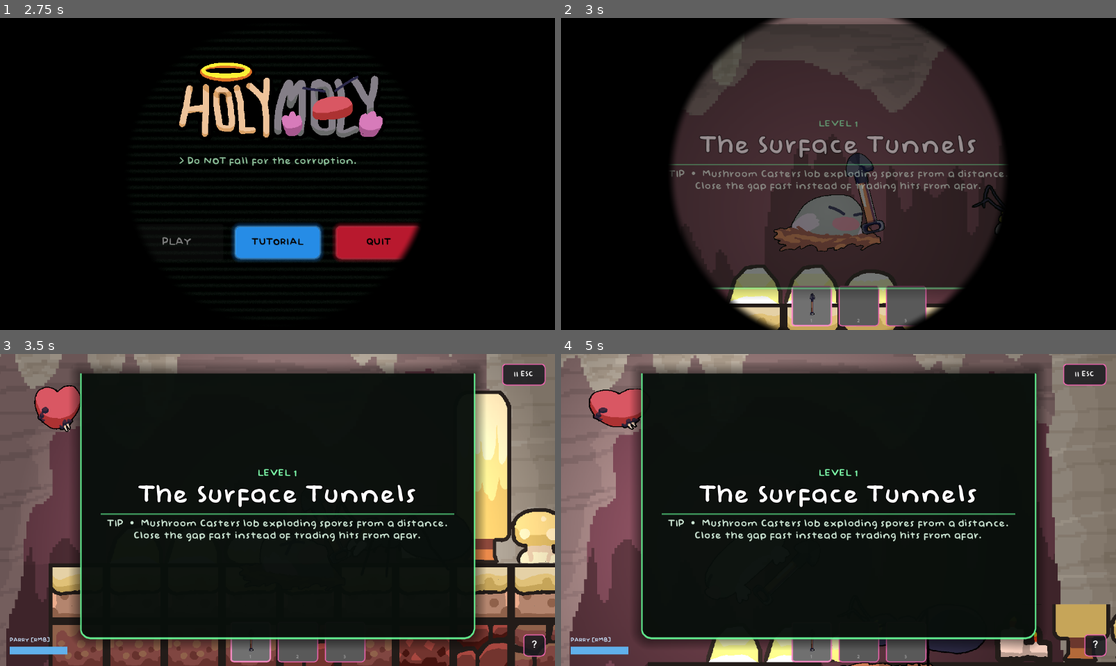
Above: before the commit, frames 1-4 (two rows, left to right).
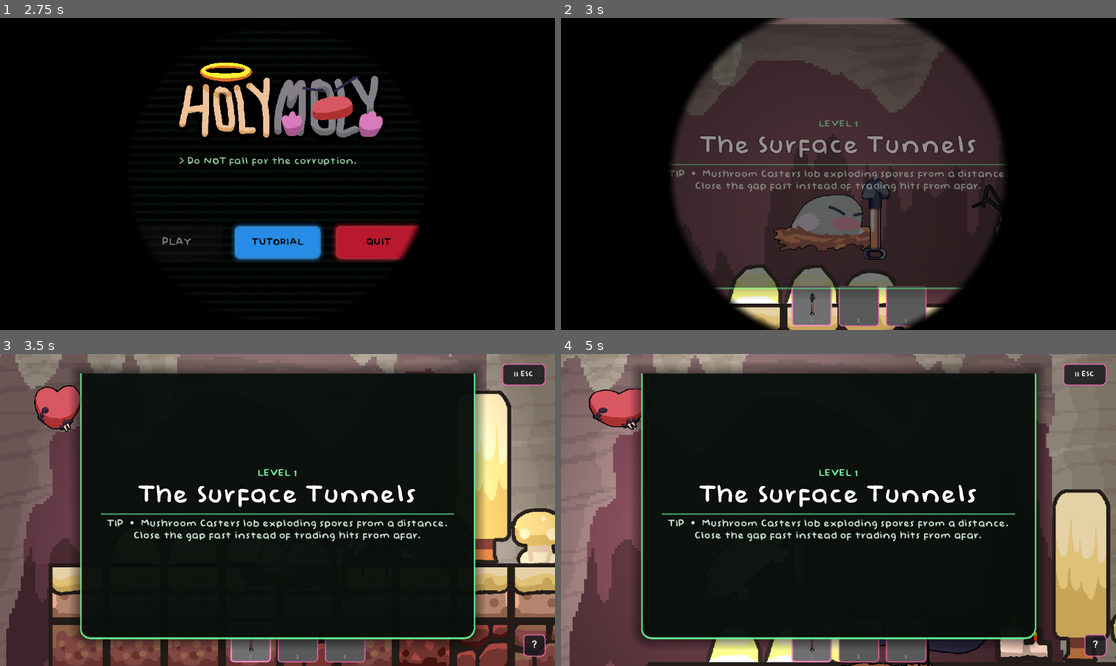
Above: after the commit, the same moments.

Repository: Geofoods/Holy-Moly
Game: Godot game, scene res://scenes/intro.tscn
Two runs of this game, one before a commit and one after it. Both use one fixed random seed, a clock stepped at 60 frames per second and the inputs below. The engine's default icon, where the game draws it, is replaced by a stand-in: a white triangle on a blue panel in a dark square.
Inputs (mouse positions are in pixels of both pictures, inside the frame that each line leads up to):
- Up to frame 1 (2.75 s): tap Enter (ui_accept) at 0.5, 0.77, 1.52 s; move the mouse to (399, 158) at 0.52 s; hold Right (ui_right) 0.53-1.28 s; tap E at 0.6 s; click (399, 158) at 0.67 s; move the mouse to (166, 189) at 1.27 s; hold Left (ui_left) 1.28-2 s; tap Shift at 1.35 s; click "PLAY" at 2 s
- Up to frame 2 (3 s): move the mouse to (894, 105) at 2.77 s; hold Right (ui_right) from 2.78 s (still down); tap 1 at 2.85 s
- Up to frame 3 (3.5 s): keep holding Right (ui_right)
- Up to frame 4 (5 s): move the mouse to (810, 572) at 3.52 s; release Right (ui_right) at 3.53 s; hold W 3.53-4.28 s; tap Shift (dig_dash) at 3.6 s; click (810, 572) at 3.67 s; tap Enter (ui_accept) at 3.77, 4.52 s; move the mouse to (1005, 556) at 4.27 s; hold Left (ui_left) from 4.28 s (still down); click (1005, 556) at 4.35 s

Frame 1 is identical in both runs. In frame 2, 0.9% of the frame differs, in the area x 51-60%, y 43-78%; in frame 3, 0.3%; in frame 4, 4.2%, in the area x 1-99%, y 43-100%.
Error after the commit: Parse Error: Value of type "GradientTexture2D" cannot be assigned to a variable of type "Gradient". (res://scripts/sword.gd:225)

Commit message:
bossfight level

Diff:
--- a/scripts/boss.gd
+++ b/scripts/boss.gd
@@ -54,7 +54,7 @@
 	get_parent().add_child(_health_bar_layer)
 
 	var font: Font = load("res://Baby Doll.otf")
-	var screen := _health_bar_layer.get_viewport().get_visible_rect().size
+	var screen := get_viewport().get_visible_rect().size
 
 	var panel := Panel.new()
 	panel.size = Vector2(420, 44)
@@ -88,21 +88,21 @@
 
 	_health_bar_bg = ColorRect.new()
 	_health_bar_bg.size = Vector2(400, 18)
-	_health_bar_bg.position = Vector2(screen.x / 2.0 - 200, 4)
+	_health_bar_bg.position = Vector2(10, 12)
 	_health_bar_bg.color = Color(0.12, 0.12, 0.15, 0.9)
 	_health_bar_bg.mouse_filter = Control.MOUSE_FILTER_IGNORE
 	panel.add_child(_health_bar_bg)
 
 	_health_bar_fill = ColorRect.new()
 	_health_bar_fill.size = Vector2(400, 18)
-	_health_bar_fill.position = Vector2(screen.x / 2.0 - 200, 4)
+	_health_bar_fill.position = Vector2(10, 12)
 	_health_bar_fill.color = Color(0.2, 0.8, 0.3, 1)
 	_health_bar_fill.mouse_filter = Control.MOUSE_FILTER_IGNORE
 	panel.add_child(_health_bar_fill)
 
 	_health_bar_label = Label.new()
 	_health_bar_label.size = Vector2(400, 18)
-	_health_bar_label.position = Vector2(screen.x / 2.0 - 200, 4)
+	_health_bar_label.position = Vector2(10, 12)
 	_health_bar_label.horizontal_alignment = HORIZONTAL_ALIGNMENT_CENTER
 	_health_bar_label.vertical_alignment = VERTICAL_ALIGNMENT_CENTER
 	_health_bar_label.add_theme_font_override("font", font)
@@ -357,7 +357,9 @@
 	var fade := Gradient.new()
 	fade.set_color(0, Color(0.8, 0.3, 1.0, 1))
 	fade.set_color(1, Color(0.4, 0.1, 0.6, 0))
-	death_particles.color_ramp = fade
+	var grad_tex := GradientTexture2D.new()
+	grad_tex.gradient = fade
+	death_particles.color_ramp = grad_tex
 	add_child(death_particles)
 	death_particles.global_position = sprite.global_position
 	get_tree().create_timer(1.5).timeout.connect(death_particles.queue_free)
--- a/scripts/boss_projectile.gd
+++ b/scripts/boss_projectile.gd
@@ -4,6 +4,8 @@
 const EXPLOSION_TILE_RADIUS := 1
 
 var velocity := Vector2.ZERO
+var _rotation_speed := randf_range(2.0, 5.0) * (1 if randi() % 2 == 0 else -1)
+var _pulse_phase := randf() * TAU
 
 func setup(vel: Vector2) -> void:
 	velocity = vel
@@ -15,6 +17,12 @@
 	if sprite:
 		sprite.play("default")
 
+func _process(delta: float) -> void:
+	rotation += _rotation_speed * delta
+	_pulse_phase += delta * 4.0
+	var pulse := 1.0 + sin(_pulse_phase) * 0.08
+	scale = Vector2(0.3, 0.3) * pulse
+
 func _physics_process(delta: float) -> void:
 	position += velocity * delta
 
@@ -25,8 +33,36 @@
 
 func _explode() -> void:
 	SFX.play("explosion", global_position)
+	_spawn_explosion_particles()
 	_break_tiles()
 	queue_free()
+
+func _spawn_explosion_particles() -> void:
+	var particles := GPUParticles2D.new()
+	particles.emitting = true
+	particles.one_shot = true
+	particles.amount = 30
+	particles.lifetime = 0.6
+	particles.explosiveness = 1.0
+	var material := ParticleProcessMaterial.new()
+	material.direction = Vector3.ZERO
+	material.spread = 180.0
+	material.initial_velocity_min = 150.0
+	material.initial_velocity_max = 350.0
+	material.gravity = Vector3(0, 200, 0)
+	material.scale_min = 2.0
+	material.scale_max = 6.0
+	material.color = Color(0.7, 0.3, 1.0, 1)
+	var fade := Gradient.new()
+	fade.set_color(0, Color(0.9, 0.4, 1.0, 1))
+	fade.set_color(1, Color(0.5, 0.1, 0.7, 0))
+	var grad_tex := GradientTexture2D.new()
+	grad_tex.gradient = fade
+	material.color_ramp = grad_tex
+	particles.process_material = material
+	get_parent().add_child(particles)
+	particles.global_position = global_position
+	get_tree().create_timer(1.0).timeout.connect(particles.queue_free)
 
 func _break_tiles() -> void:
 	var tilemap: TileMap = get_parent().get_node_or_null("TileMap") as TileMap
--- a/scripts/sword.gd
+++ b/scripts/sword.gd
@@ -220,7 +220,9 @@
 	var fade := Gradient.new()
 	fade.set_color(0, Color(1.0, 1.0, 1.0, 1.0))
 	fade.set_color(1, Color(0.5, 0.75, 1.0, 0.0))
-	particles.color_ramp = fade
+	var grad_tex := GradientTexture2D.new()
+	grad_tex.gradient = fade
+	particles.color_ramp = grad_tex
 	get_parent().get_parent().add_child(particles)
 	particles.global_position = pos
 	get_tree().create_timer(1.0).timeout.connect(particles.queue_free)
--- a/scripts/tile_break_sfx.gd
+++ b/scripts/tile_break_sfx.gd
@@ -421,6 +421,8 @@
 	var gradient := Gradient.new()
 	gradient.set_color(0, colors[0])
 	gradient.set_color(1, fade_color)
-	particles.color_ramp = gradient
+	var grad_tex := GradientTexture2D.new()
+	grad_tex.gradient = gradient
+	particles.color_ramp = grad_tex
 
 	particles.get_tree().create_timer(1.5).timeout.connect(particles.queue_free)
